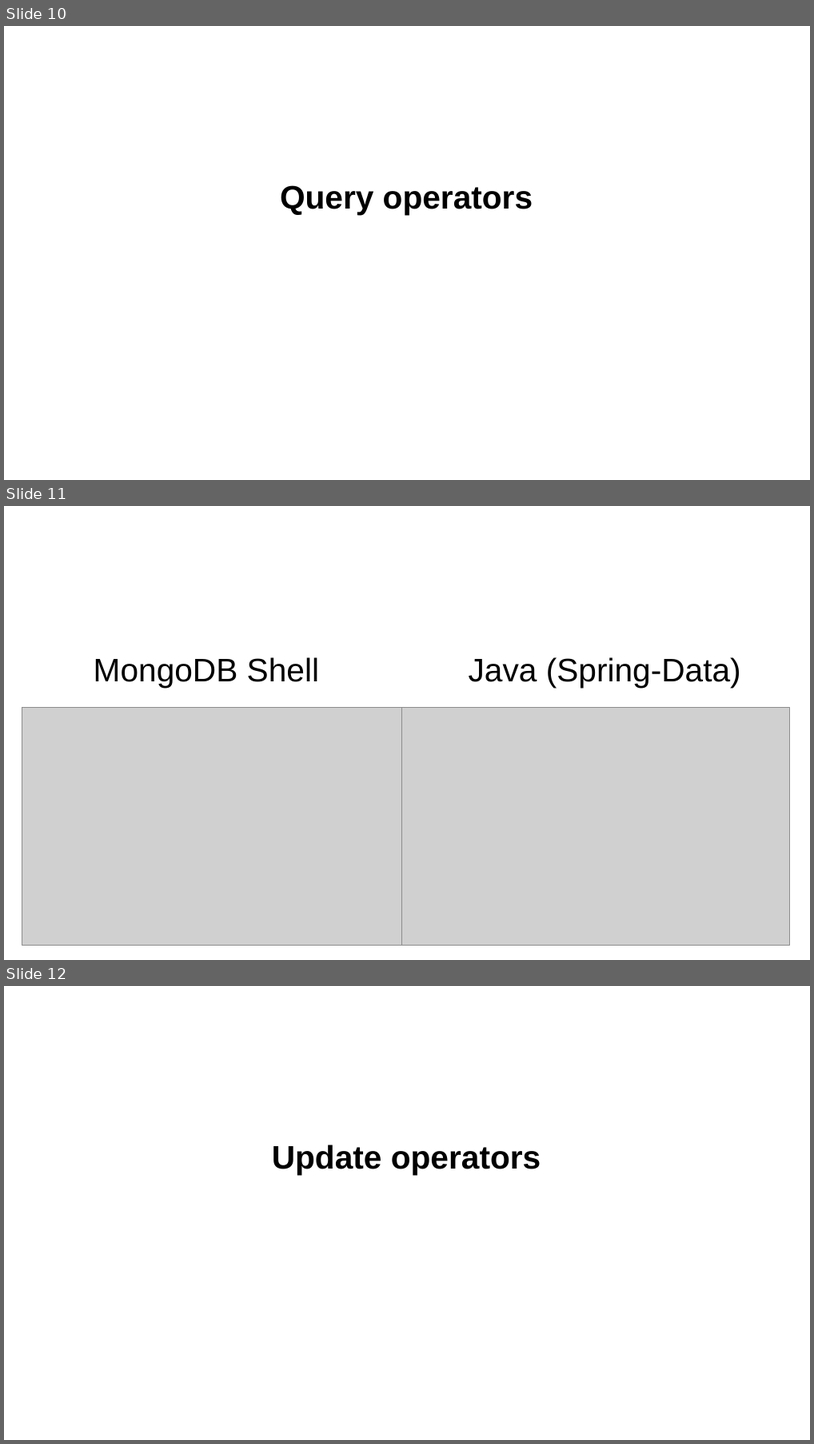
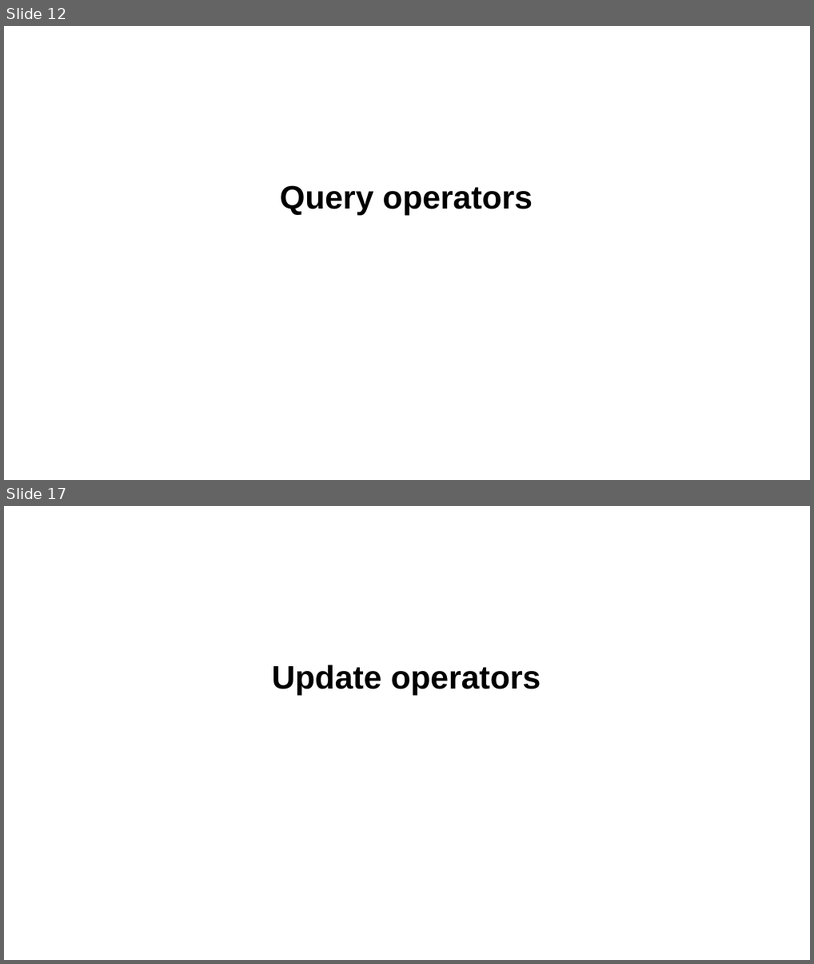
Before and after one commit to sanderk-jdriven/nosql-mongodb, a slide deck: presentation/presentation.pptx. Shown one above the other, each under a label of ours: slides 10, 11 and 12 before the commit, slides 12 and 17 after it; the slides between them are not shown. The pictures are 814x1444 and 814x964 pixels, drawn with LibreOffice and Linux fonts; fonts in the diff are those of the drawing; grey boxes stand for pictures; background and template pictures are left out. Boxes give left, top, right and bottom in pixels: in the first picture for what was removed or moved away, otherwise in the second. Text is boxed around its words. In the diff, an @@ line names an element or a change of style, - is before the commit and + after.

```diff
--- a/presentation/presentation.pptx
+++ b/presentation/presentation.pptx
@@ slide 11 removed at (x1=4, y1=506, x2=810, y2=960), background picture (left out) @@
@@ text removed at (x1=94, y1=657, x2=319, y2=687) @@
-MongoDB Shell
@@ text removed at (x1=469, y1=657, x2=742, y2=688) @@
-Java (Spring-Data)
@@ picture removed at (x1=22, y1=708, x2=402, y2=944) @@
@@ picture removed at (x1=402, y1=708, x2=790, y2=944) @@
@@ what was slide 10 is now slide 12 @@
@@ what was slide 12 is now slide 17 @@
```
Also in this commit, not shown: 1 slide changed, 15 slides added, 2 other slides removed, 1 other file.
